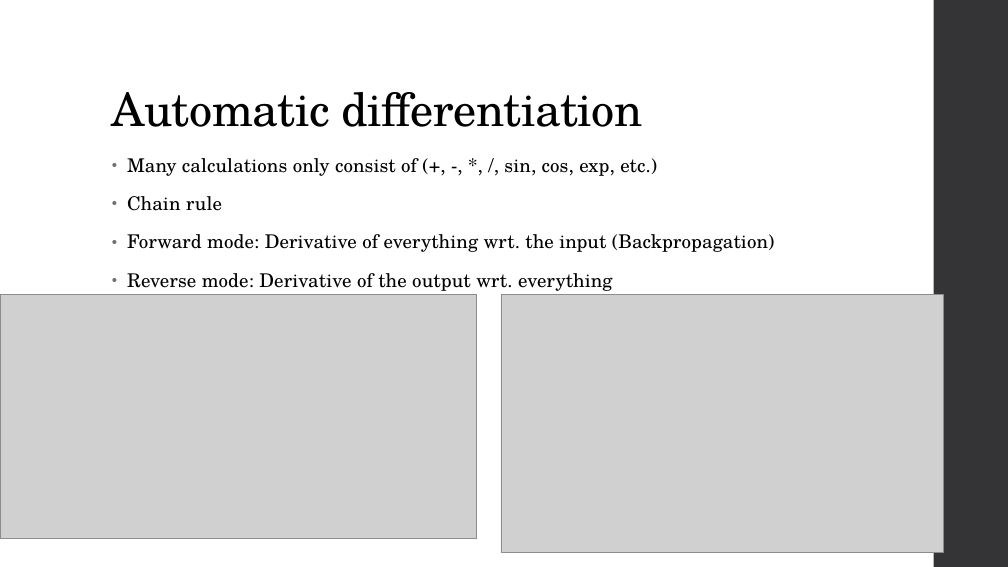
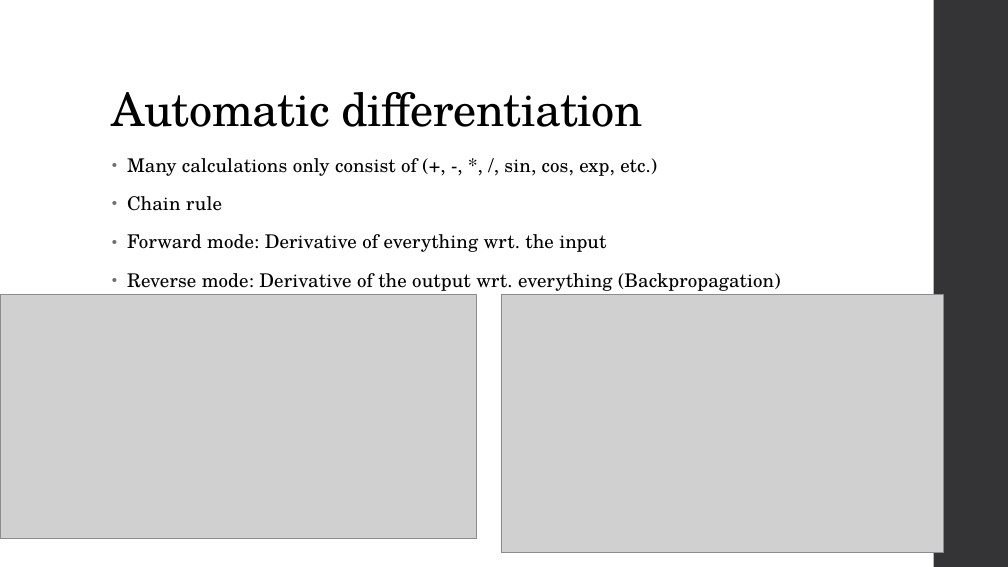
Before and after one commit to KarlHenrik/ComputationalPhysicsMaster, a slide deck: slide 15 of Thesis/Thesis Presentation.pptx. Drawn at 1008x567 pixels with LibreOffice and Linux fonts; fonts in the diff are those of the drawing; grey boxes stand for pictures. Boxes give left, top, right and bottom in pixels: in the first picture for what was removed or moved away, otherwise in the second. Text is boxed around its words. In the diff, an @@ line names an element or a change of style, - is before the commit and + after.

```diff
--- a/Thesis/Thesis Presentation.pptx
+++ b/Thesis/Thesis Presentation.pptx
@@ text at (127,234,781,291): text changed @@
-• Forward mode: Derivative of everything wrt. the input (Backpropagation)
-• Reverse mode: Derivative of the output wrt. everything
+• Forward mode: Derivative of everything wrt. the input
+• Reverse mode: Derivative of the output wrt. everything (Backpropagation)
```
Also in this commit, not shown: 9 other slides changed, 1 slide added.
